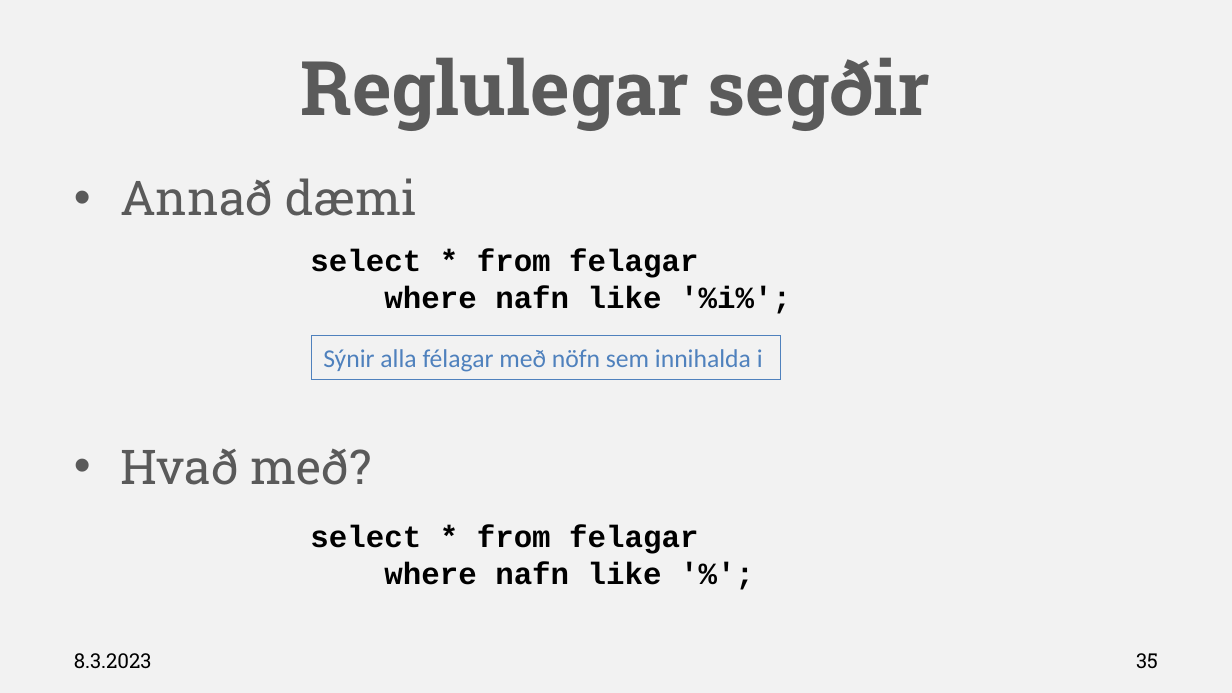
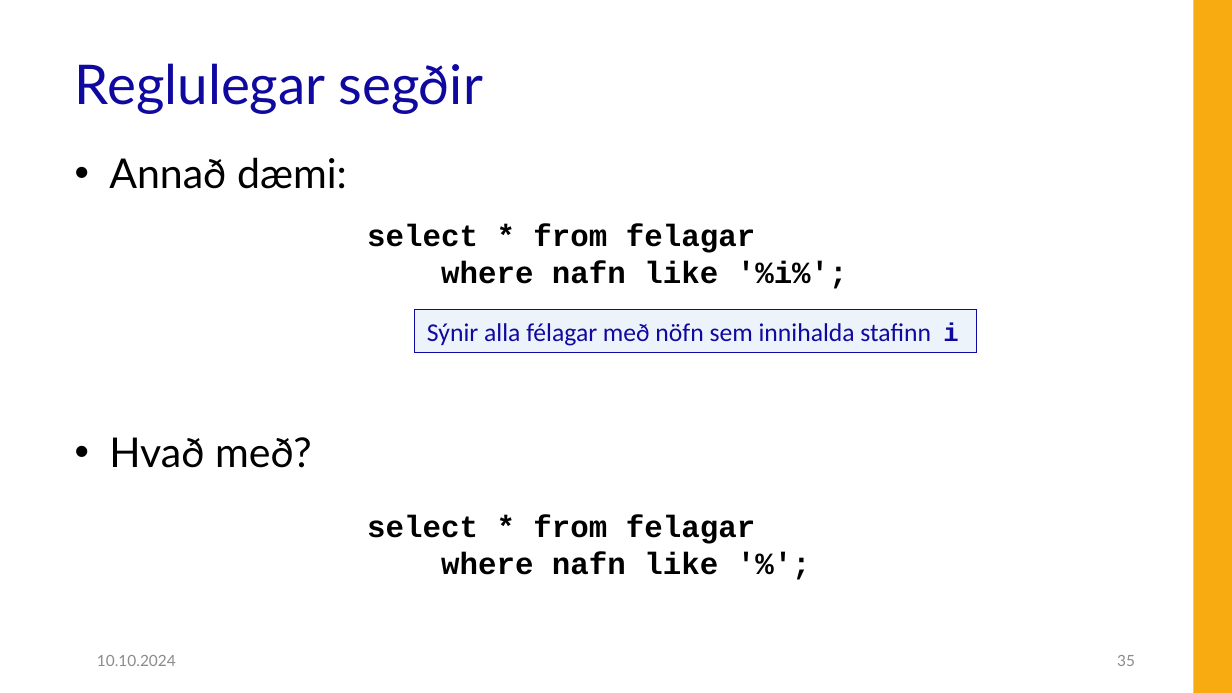
Before and after one commit to Hjalmtyr/SQL1, a slide deck: slide 35 of SQL-I.pptx. Drawn at 1232x693 pixels with LibreOffice and Linux fonts; fonts in the diff are those of the drawing; background and template pictures are left out. Boxes give left, top, right and bottom in pixels: in the first picture for what was removed or moved away, otherwise in the second. Text is boxed around its words. In the diff, an @@ line names an element or a change of style, - is before the commit and + after.

```diff
--- a/SQL-I.pptx
+++ b/SQL-I.pptx
@@ background #F2F2F2 to #FFFFFF @@
@@ rectangle added at [1194, 0, 1232, 693], fill #F8AA11 @@
@@ title "Reglulegar segðir": place and size @@
-title "Reglulegar segðir" at [300, 57, 931, 131]
+title "Reglulegar segðir" at [75, 63, 483, 114]
@@ title "Reglulegar segðir" at [75, 63, 483, 114]: size 44 to 32 pt, font Roboto Slab to Lato, text colour #5A5A5A to #10099F, bold off; alignment centre to left; line spacing 1 to 0.9; vertical alignment middle to bottom @@
@@ text "Annað dæmi:": place and size @@
-text "Annað dæmi:" at [120, 178, 417, 485]
+text "Annað dæmi:" at [109, 157, 347, 468]
@@ text at [109, 157, 347, 189]: text changed; size 28 to 24 pt; font Roboto Slab to Lato; text colour #5A5A5A to #000000 @@
-• Annað dæmi
+• Annað dæmi:
@@ text "select * from felagar": place and size @@
-text "select * from felagar" at [310, 249, 791, 314]
+text "select * from felagar" at [367, 224, 848, 289]
@@ rectangle "Sýnir alla félagar með nöfn ...": place and size @@
-rectangle "Sýnir alla félagar með nöfn ..." at [312, 336, 781, 379]
+rectangle "Sýnir alla félagar með nöfn ..." at [415, 309, 977, 352]
@@ rectangle "Sýnir alla félagar með nöfn ..." at [415, 309, 977, 352]: fill none to #C6D9F1 at 30% opacity; outline #4F81BD 0.75 pt to #10099F 0.75 pt @@
@@ text in rectangle at [427, 322, 958, 346]: text changed; text colour #4F81BD to #10099F @@
-Sýnir alla félagar með nöfn sem innihalda i
+Sýnir alla félagar með nöfn sem innihalda stafinn i
@@ text at [109, 437, 312, 468]: size 28 to 24 pt, font Roboto Slab to Lato, text colour #5A5A5A to #000000 in "Hvað með?"; indent changed; more space between paragraphs @@
@@ text "select * from felagar": place and size @@
-text "select * from felagar" at [310, 525, 698, 585]
+text "select * from felagar" at [367, 515, 755, 575]
@@ text at [97, 655, 176, 666]: text changed; size 12 to 9 pt; font Roboto Slab to Lato; text colour #000000 to #8C8C8C @@
-8.3.2023
+10.10.2024
@@ page number: place and size @@
-page number at [1136, 653, 1158, 669]
+page number at [1117, 655, 1135, 666]
@@ page number at [1117, 655, 1135, 666]: size 12 to 9 pt, font Roboto Slab to Lato, text colour #000000 to #8C8C8C @@
```
Also in this commit, not shown: 81 other slides changed, 2 slides added, 2 slides removed, 25 other files.
